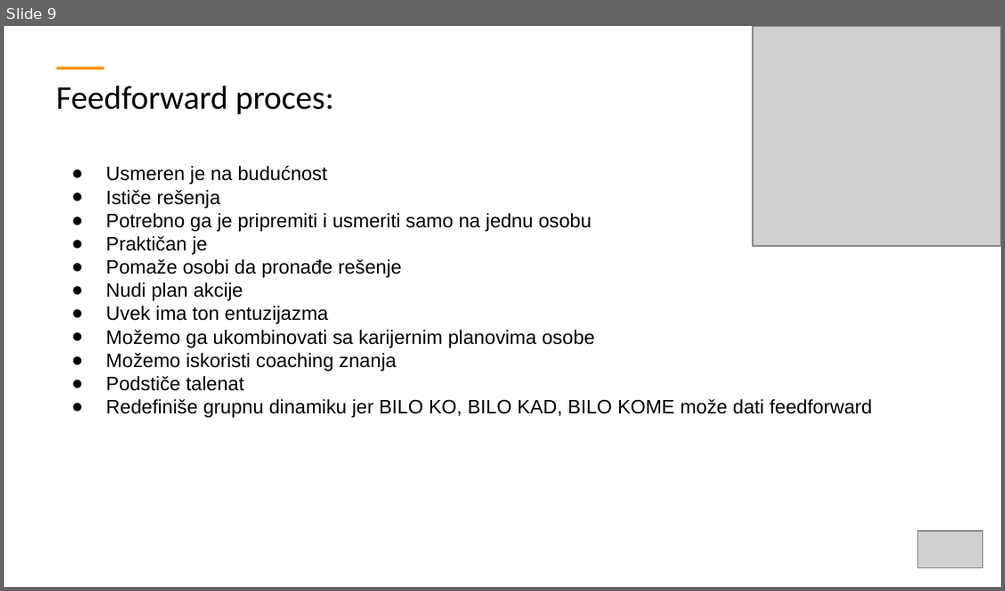
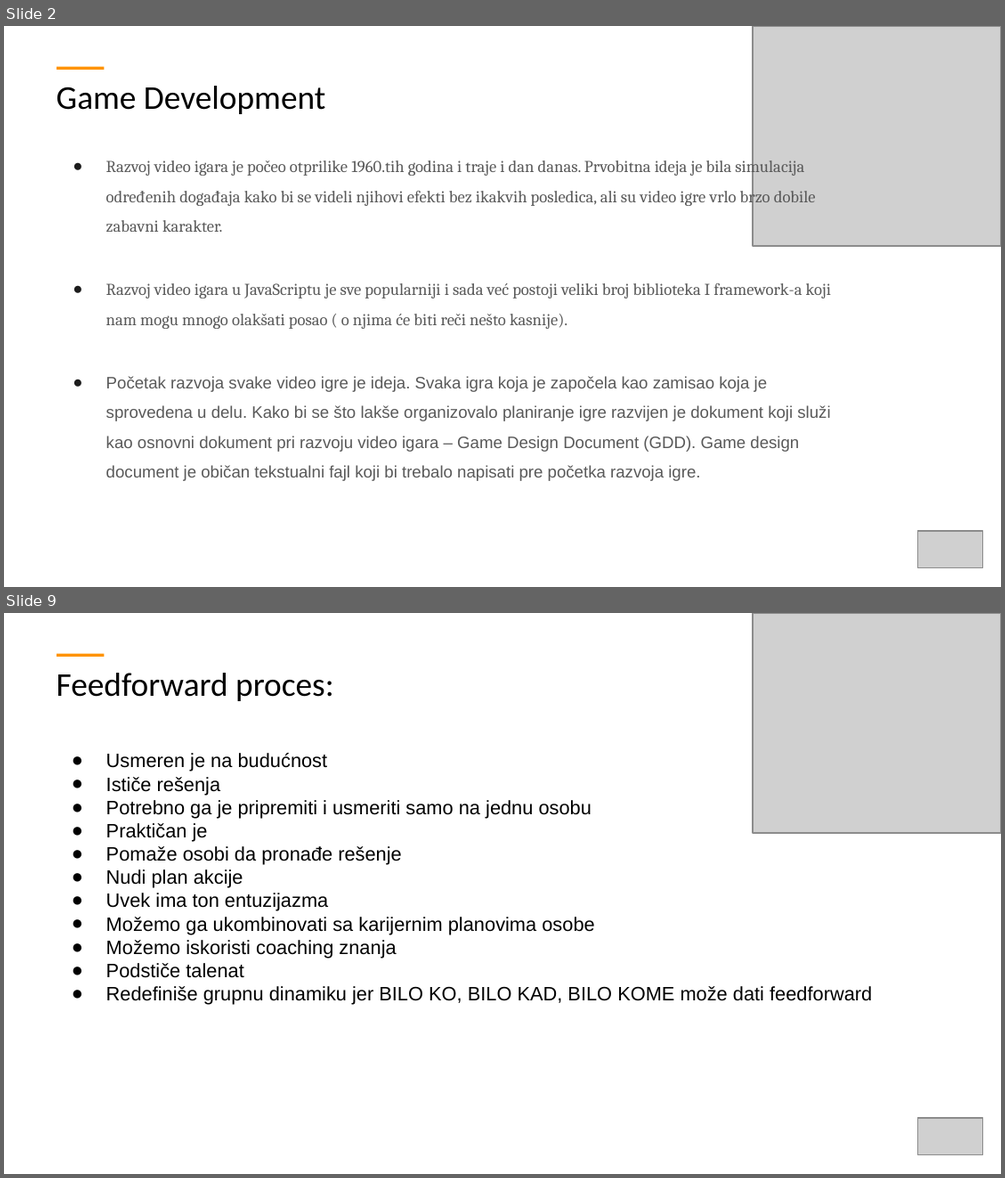
Before and after one commit to ObradovicZ/platformer, a slide deck: TemplateExample - white.pptx. Shown one above the other, each under a label of ours: slide 9 before the commit, slides 2 and 9 after it; the slides between them are not shown. The pictures are 1005x591 and 1005x1178 pixels, drawn with LibreOffice and Linux fonts; fonts in the diff are those of the drawing; grey boxes stand for pictures. Boxes give left, top, right and bottom in pixels: in the first picture for what was removed or moved away, otherwise in the second. Text is boxed around its words. In the diff, an @@ line names an element or a change of style, - is before the commit and + after.

Commit message:
Presentation update

```diff
--- a/TemplateExample - white.pptx
+++ b/TemplateExample - white.pptx
@@ slide 2 added at (4, 26, 1001, 587), background #FFFFFF; not listed: 1 template element that a slide beside it also shows @@
@@ picture added at (752, 26, 1001, 245) @@
@@ title added at (57, 86, 325, 114), 24 pt, text #000000 @@
+Game Development
@@ text added at (106, 157, 831, 481), 12 pt, text #595959 @@
+● Razvoj video igara je počeo otprilike 1960.tih godina i traje i dan danas. Prvobitna ideja je bila simulacija određenih događaja kako bi se videli njihovi efekti bez ikakvih posledica, ali su video igre vrlo brzo dobile zabavni karakter.
+Razvoj video igara u JavaScriptu je sve popularniji i sada već postoji veliki broj biblioteka I framework-a koji nam mogu mnogo olakšati posao ( o njima će biti reči nešto kasnije).
+Početak razvoja svake video igre je ideja. Svaka igra koja je započela kao zamisao koja je sprovedena u delu. Kako bi se što lakše organizovalo planiranje igre razvijen je dokument koji služi kao osnovni dokument pri razvoju video igara – Game Design Document (GDD). Game design document je običan tekstualni fajl koji bi trebalo napisati pre početka razvoja igre.
@@ picture added at (918, 531, 983, 567) @@
```
Also in this commit, not shown: 7 other slides added, 8 slides removed, 1 other file.
